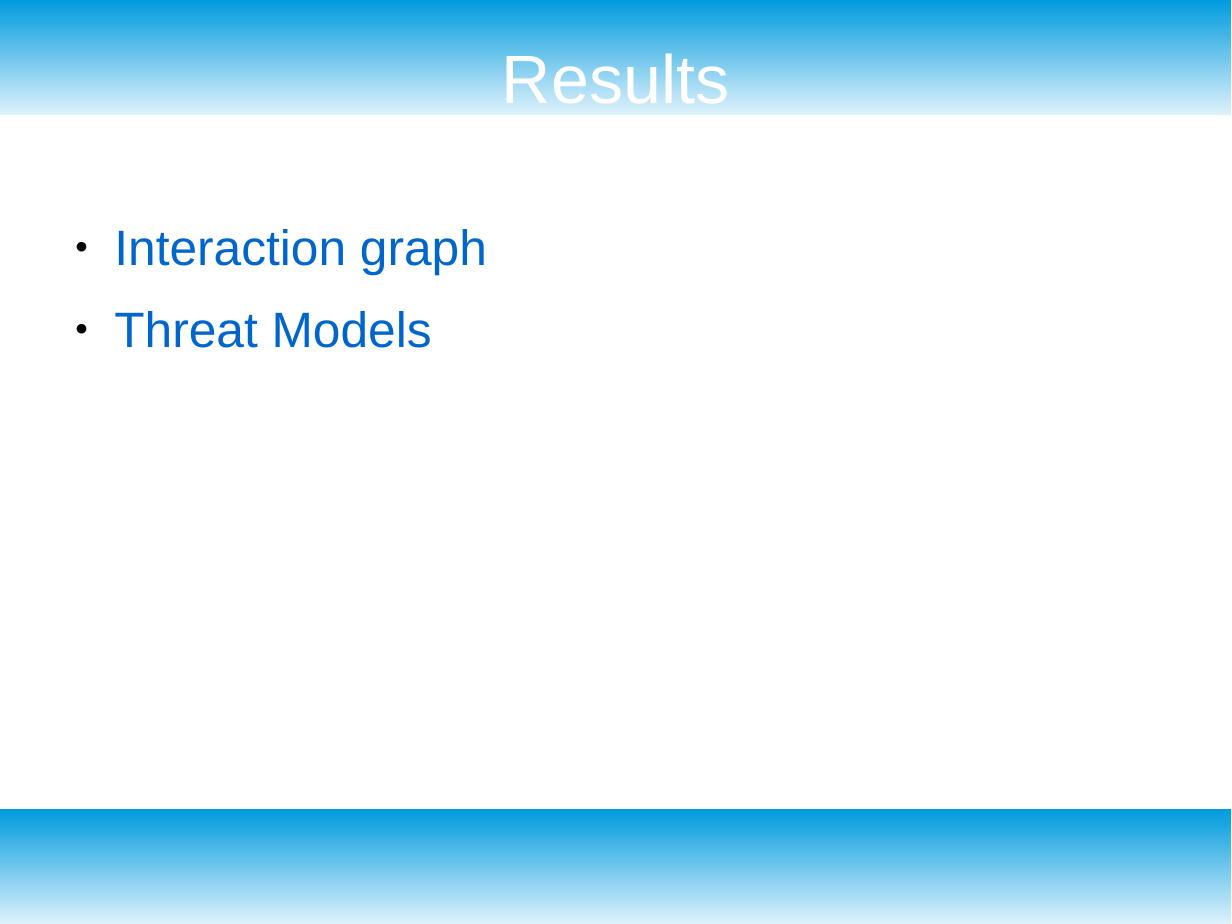
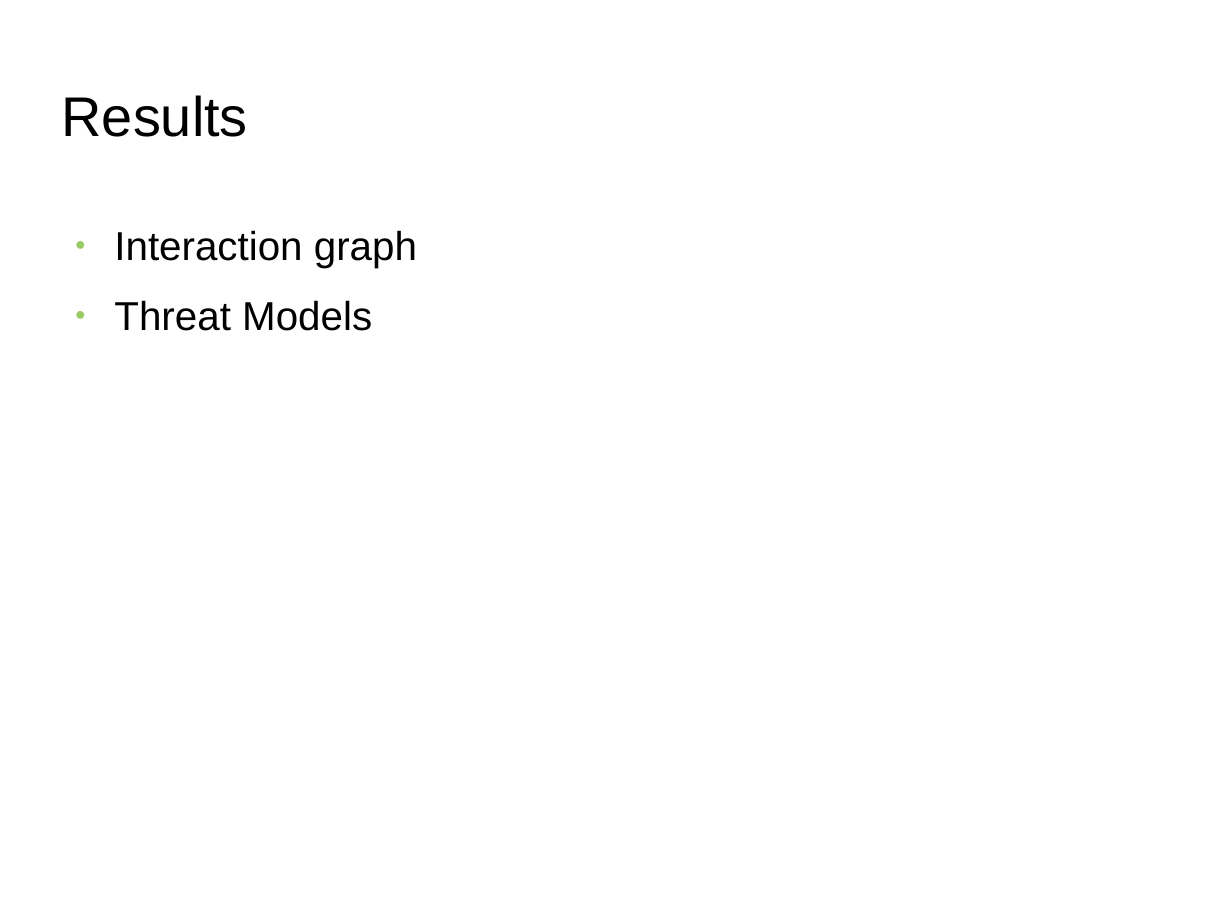
Before and after one commit to s2-t2/blockchain_reputation_system, a slide deck: slide 9 of documents/Presentation/Presentation.odp. Drawn at 1232x924 pixels with LibreOffice and Linux fonts; fonts in the diff are those of the drawing; background and template pictures are left out. Boxes give left, top, right and bottom in pixels: in the first picture for what was removed or moved away, otherwise in the second. Text is boxed around its words. In the diff, an @@ line names an element or a change of style, - is before the commit and + after.

```diff
--- a/documents/Presentation/Presentation.odp
+++ b/documents/Presentation/Presentation.odp
@@ rectangle removed at (0,0,1232,115) @@
@@ title "Results": place and size @@
-title "Results" at (502,48,730,104)
+title "Results" at (62,95,248,137)
@@ title "Results" at (62,95,248,137): size 44 to 36 pt, text colour #FFFFFF to #000000; alignment centre to left @@
@@ text "Interaction graph" at (114,230,417,331): size 32 to 26 pt, text colour #0066CC to #000000; bullet colour #000000 to #99CC66 @@
@@ rectangle removed at (0,809,1232,924) @@
```
Also in this commit, not shown: 8 other slides changed, 1 slide added, 3 slides removed, 12 other files.
